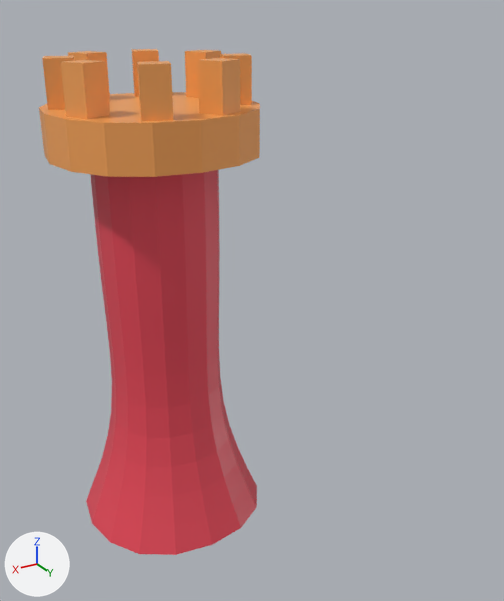
Two versions of the Blender file tools/castle-editor/data/demo_animation/demo_animation.blend, one commit apart.
Before and after are seen from a 50 mm lens placed at (4.01, 9.43, 8.11), pointed at (-0.4, 2.09, 4.43). Every picture has the same lights, and +X, +Y and +Z are marked at lower left.
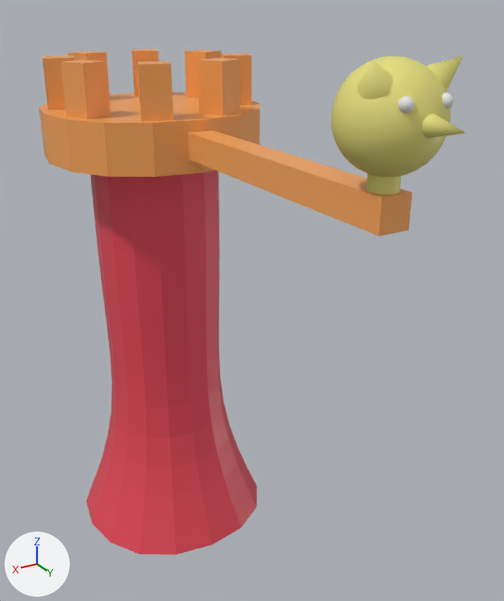
Location of each change, (x1, y1, x2, y2) in pixels of the pictures (504 x 601 px):
'Cube.002', added (orange)
    after: (188, 130, 412, 236)
'BirdObject', added (yellow)
    after: (331, 56, 451, 177)
'Cone', added (yellow)
    after: (357, 56, 463, 100)
'Cone.001', added (yellow)
    after: (422, 114, 466, 138)
'Cylinder', added (yellow)
    after: (367, 174, 401, 195)
'Sphere.001', added
    after: (398, 93, 454, 113)

Diff of the bpy script that builds the scene:
```diff
--- a/tools/castle-editor/data/demo_animation/demo_animation.blend.py
+++ b/tools/castle-editor/data/demo_animation/demo_animation.blend.py
@@ ob_sphere_001 @@
+ob_sphere_001 = bpy.data.objects.new('Sphere.001', me_sphere_001)  # 114 vertices, 128 faces; spans x 1.02..1.925, y 2.409..3.311, z 0.73..1.632; in mat_marbirdeye (white #e7e7e7); modifiers MIRROR
+ob_sphere_001.location = (0.0, 4.96, 7.22)
+ob_sphere_001.scale = (0.14, 0.14, 0.14)
@@ ob_cylinder @@
+ob_cylinder = bpy.data.objects.new('Cylinder', me_cylinder)  # a 32-sided cylinder along z spanning x -1.0..1.0, y -1.0..1.0, z -1.0..1.0; in mat_marbird (yellow #e7e07c); modifiers EDGE_SPLIT
+ob_cylinder.parent = ob_birdobject
+ob_cylinder.location = (0.0, 5.1, 6.704)
+ob_cylinder.scale = (0.142, 0.142, 0.237)
@@ ob_birdobject @@
+ob_birdobject = bpy.data.objects.new('BirdObject', me_birdmesh)  # a UV sphere (32 segments, 16 rings, poles along z) spanning x -1.0..1.0, y -1.0..1.0, z -1.0..1.0; in mat_marbird (yellow #e7e07c)
+ob_birdobject.location = (0.0, 4.96, 7.22)
+ob_birdobject.scale = (0.483, 0.483, 0.483)
@@ ob_cone_001 @@
+ob_cone_001 = bpy.data.objects.new('Cone.001', me_cone_002)  # 33 vertices, 33 faces; spans x -0.51..0.51, y -0.51..0.51, z -1.0..1.0; in mat_marbird (yellow #e7e07c); modifiers EDGE_SPLIT
+ob_cone_001.parent = ob_birdobject
+ob_cone_001.location = (0.0, 5.733, 6.908)
+ob_cone_001.rotation_euler = (-1.571, 0.0, 0.0)  # degrees (-90, 0, 0)
+ob_cone_001.scale = (0.218, 0.218, 0.218)
@@ ob_cone @@
+ob_cone = bpy.data.objects.new('Cone', me_cone)  # 33 vertices, 33 faces; spans x -2.78..-0.81, y -1.08..0.73, z -2.64..-0.55; in mat_marbird (yellow #e7e07c); modifiers EDGE_SPLIT, MIRROR
+ob_cone.parent = ob_birdobject
+ob_cone.location = (0.0, 5.282, 7.488)
+ob_cone.scale = (0.168, 0.168, 0.168)
@@ ob_cube_002 @@
+ob_cube_002 = bpy.data.objects.new('Cube.002', me_cube_002)  # a box spanning x -0.17..0.17, y -1.0..2.85, z -0.17..0.17; in mat_mattop (orange #f9a65a)
+ob_cube_002.location = (0.0, 2.27, 6.44)
```
